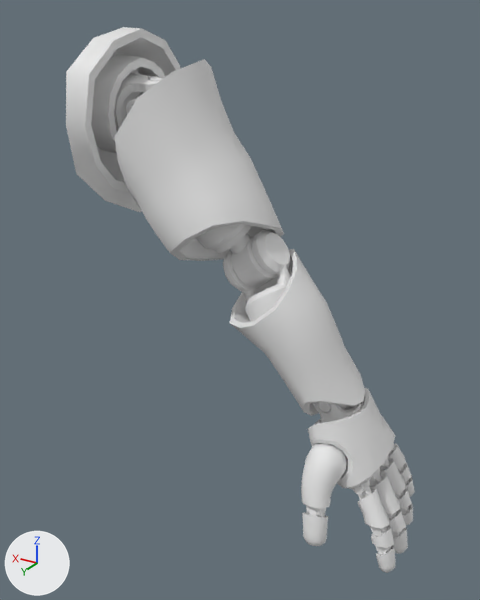
The FBX model Assets/3Dmodels/3Dmodels_Bodies/3Dmodels_Bodies_WonderBodies/3Dmodels_Bodies_WonderBodies_Males/3Dmodel_Body_WonderBody_Male_Strong/3Dmodel_Body_WonderBody_Male_Strong_ArmLeft.fbx, before and after one commit.
Camera for both pictures: a 50 mm camera at (-0.859, 0.759, 1.548) aimed at (-0.406, 0.005, 1.171). The axes (+X, +Y, +Z) are drawn at lower left. The lights are the same throughout. The older version comes first.

The scene before the commit, as lines of its bpy script (objects in view):
```python
me_body_wonderbody_male_strong_armleft = bpy.data.meshes.new('Body_WonderBody_Male_Strong_ArmLeft')
me_body_wonderbody_male_strong_armleft.from_pydata(...)  # 2973 vertices, 3234 faces; spans x 0.145..0.683, y -0.111..0.12, z 0.829..1.532
ob_body_wonderbody_male_strong_armleft = bpy.data.objects.new('Body_WonderBody_Male_Strong_ArmLeft', me_body_wonderbody_male_strong_armleft)
ob_body_wonderbody_male_strong_armleft.location = (0.0, 0.0, 0.0)
ob_body_wonderbody_male_strong_armleft.rotation_euler = (0.0, 0.0, 3.142)  # degrees (0, 0, 180)
```
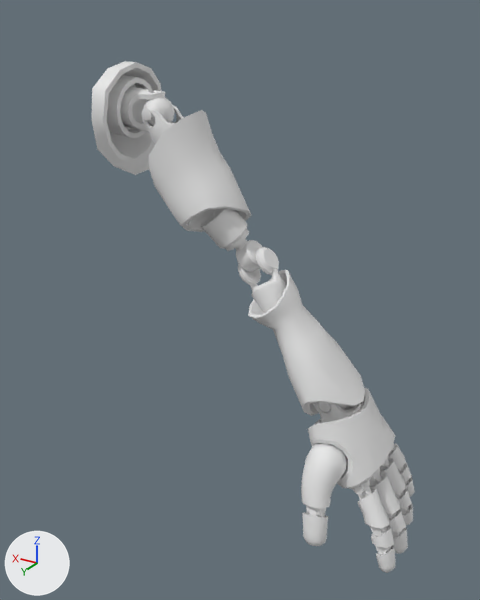
The newer file adds a shape key; the second version is drawn at full value of the shape key 'BlendShape_Sleeve_Default' of 'Body_WonderBody_Male_Strong_ArmLeft', and the change is written as the vertex moves it makes.

What changed in the scene script:
```text
Change me_body_wonderbody_male_strong_armleft:
    used by ob_body_wonderbody_male_strong_armleft; location = (0.0, 0.0, 0.0); rotation_euler = (0.0, 0.0, 3.142), in degrees (0, 0, 180)
    remove me_body_wonderbody_male_strong_armleft.from_pydata(...)  # 2973 vertices, 3234 faces; spans x 0.145..0.683, y -0.111..0.12, z 0.829..1.532
    add me_body_wonderbody_male_strong_armleft.from_pydata(...)  # 2973 vertices, 3234 faces; spans x 0.174..0.683, y -0.111..0.109, z 0.829..1.488
    me_body_wonderbody_male_strong_armleft part 1: the loose piece of 49 vertices spanning x 0.151..0.24, y -0.11..0.12, z 1.272..1.532 is scaled about its middle by 0.613, then moved by (0.006, 0.001, 0.006)
    me_body_wonderbody_male_strong_armleft part 2: the loose piece of 65 vertices spanning x 0.154..0.237, y -0.059..0.082, z 1.353..1.499 is scaled about its middle by 0.613, then moved by (0.006, 0.0, 0.0)
    me_body_wonderbody_male_strong_armleft part 3: the loose piece of 161 vertices spanning x 0.239..0.374, y -0.036..0.059, z 1.295..1.444 is scaled about its middle by 0.613, then moved by (-0.012, 0.0, 0.013)
    me_body_wonderbody_male_strong_armleft part 4: the loose piece of 118 vertices spanning x 0.254..0.442, y -0.087..0.096, z 1.207..1.494 is scaled about its middle by 0.613, then moved by (-0.007, 0.001, -0.009)
    me_body_wonderbody_male_strong_armleft part 5: the loose piece of 112 vertices spanning x 0.304..0.447, y -0.051..0.064, z 1.183..1.346 is scaled about its middle by 0.613, then moved by (0.008, 0.006, -0.009)
    me_body_wonderbody_male_strong_armleft part 6: the loose piece of 155 vertices spanning x 0.227..0.298, y -0.036..0.059, z 1.372..1.469 is scaled about its middle by 0.613, then moved by (0.0, 0.0, 0.001)
    me_body_wonderbody_male_strong_armleft part 7: the loose piece of 161 vertices spanning x 0.145..0.29, y -0.036..0.059, z 1.372..1.477 is scaled about its middle by 0.613, then moved by (0.009, 0.0, -0.001)
    me_body_wonderbody_male_strong_armleft part 8: 362 of 2973 vertices moved; they spanned x 0.363..0.572, y -0.061..0.093, z 1.032..1.267 and now span x 0.387..0.571, y -0.039..0.066, z 1.032..1.243; mean shift (-0.001, 0.0, 0.001); largest move (0.445, -0.015, 1.114) -> (0.441, 0.005, 1.153)
```

What differs and where, as boxes [x1, y1, x2, y2] in the pictures (480 x 600 px; the box of a moved part takes in the faces that stretch with it):
'Body_WonderBody_Male_Strong_ArmLeft', reshaped (7% narrower, 6% shorter)
    before: [66, 27, 415, 573]
    after: [92, 61, 415, 573]
part 1 of me_body_wonderbody_male_strong_armleft, moved or reshaped
    before: [66, 27, 180, 212]
    after: [92, 61, 161, 175]
part 2 of me_body_wonderbody_male_strong_armleft, moved or reshaped
    before: [91, 54, 165, 154]
    after: [107, 75, 152, 138]
part 3 of me_body_wonderbody_male_strong_armleft, moved or reshaped (mostly hidden before)
    before: [126, 98, 137, 115]
    after: [142, 105, 184, 145]
part 4 of me_body_wonderbody_male_strong_armleft, moved or reshaped
    before: [114, 59, 284, 261]
    after: [148, 110, 251, 232]
part 5 of me_body_wonderbody_male_strong_armleft, moved or reshaped
    before: [196, 224, 277, 288]
    after: [201, 208, 262, 272]
part 6 of me_body_wonderbody_male_strong_armleft, moved or reshaped (mostly hidden before)
    before: [137, 76, 163, 98]
    after: [141, 90, 175, 127]
part 7 of me_body_wonderbody_male_strong_armleft, moved or reshaped
    before: [114, 73, 159, 131]
    after: [120, 86, 159, 131]
part 8 of me_body_wonderbody_male_strong_armleft, moved or reshaped
    before: [223, 230, 365, 414]
    after: [238, 247, 365, 414]
